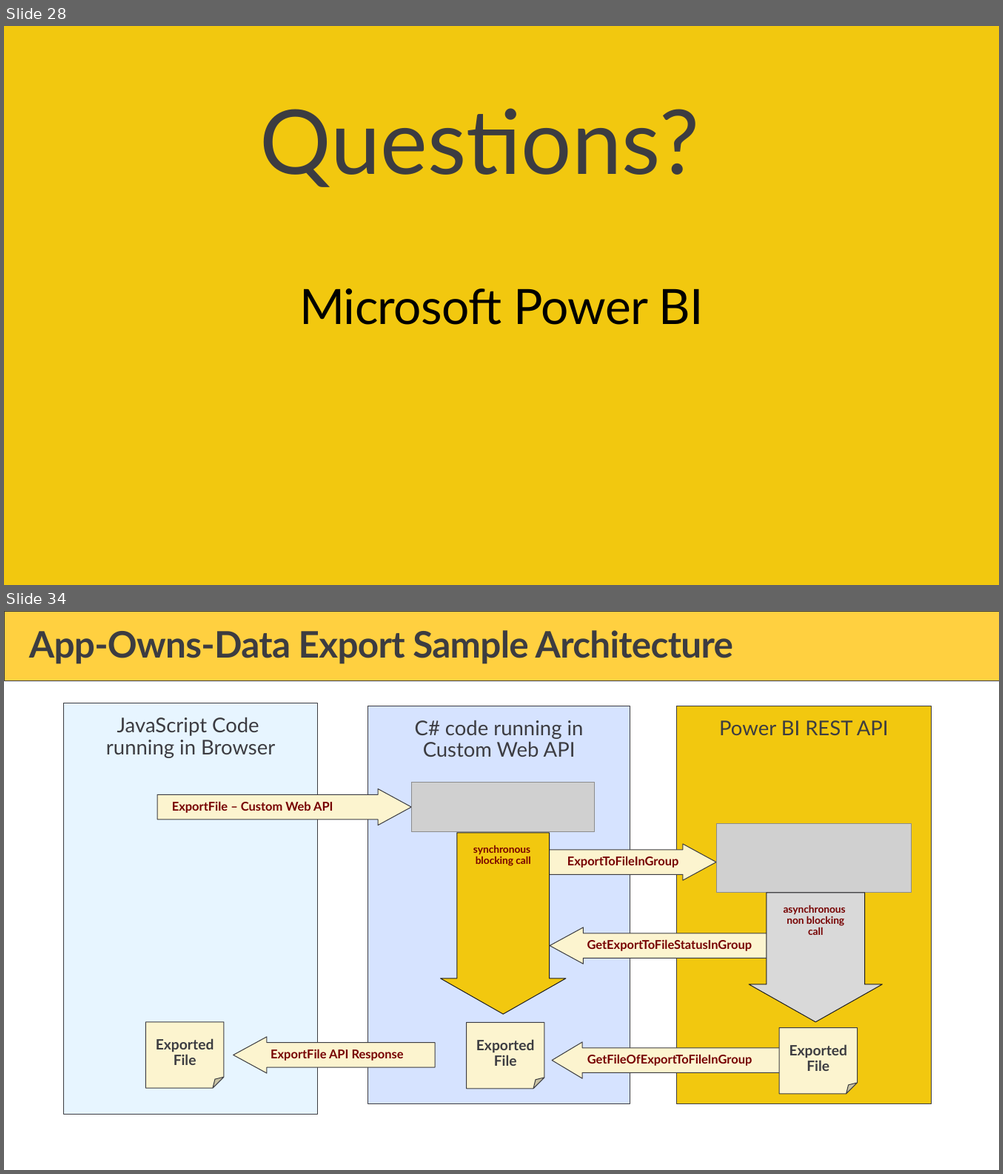
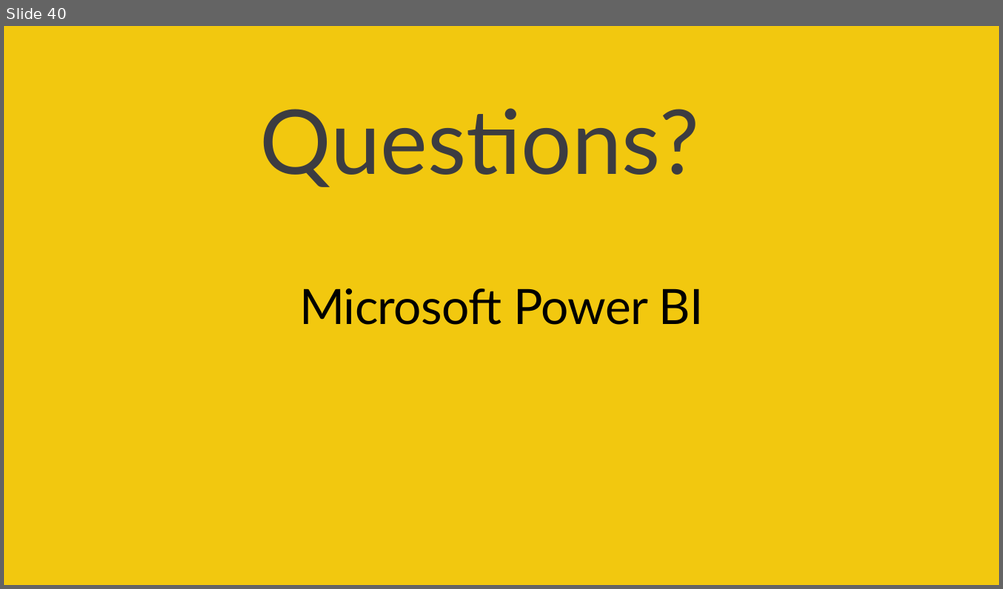
Before and after one commit to PowerBiDevCamp/Camp-Sessions, a slide deck: Session 17 - Building Solutions using Power Automate and the Power BI REST APIs.pptx. Shown one above the other, each under a label of ours: slides 28 and 34 before the commit, slide 40 after it; the slides between them are not shown. The pictures are 1003x1174 and 1003x589 pixels, drawn with LibreOffice and Linux fonts; fonts in the diff are those of the drawing; grey boxes stand for pictures; background and template pictures are left out. Boxes give left, top, right and bottom in pixels: in the first picture for what was removed or moved away, otherwise in the second. Text is boxed around its words. In the diff, an @@ line names an element or a change of style, - is before the commit and + after.

```diff
--- a/Session 17 - Building Solutions using Power Automate and the Power BI REST APIs.pptx
+++ b/Session 17 - Building Solutions using Power Automate and the Power BI REST APIs.pptx
@@ slide 34 removed at [4, 611, 999, 1170], background #FFFFFF @@
@@ rectangle removed at [4, 611, 999, 681] @@
@@ title removed at [29, 630, 733, 664] @@
-App-Owns-Data Export Sample Architecture
@@ rectangle removed at [64, 703, 318, 1114] @@
-JavaScript Code
-running in Browser
@@ rectangle removed at [367, 706, 630, 1104] @@
-C# code running in
-Custom Web API
@@ rectangle removed at [677, 706, 930, 1104] @@
-Power BI REST API
@@ picture removed at [411, 782, 595, 832] @@
@@ right arrow removed at [158, 789, 411, 826] @@
-ExportFile – Custom Web API
@@ down arrow removed at [441, 832, 566, 1014] @@
-synchronous
-blocking call
@@ picture removed at [717, 824, 911, 892] @@
@@ right arrow removed at [515, 844, 717, 881] @@
-ExportToFileInGroup
@@ down arrow removed at [748, 892, 882, 1022] @@
-asynchronous
-non blocking call
@@ right arrow removed at [549, 928, 812, 964] @@
-GetExportToFileStatusInGroup
@@ folded corner removed at [146, 1022, 224, 1088] @@
-Exported
-File
@@ folded corner removed at [466, 1022, 544, 1088] @@
-Exported
-File
@@ folded corner removed at [780, 1028, 857, 1093] @@
-Exported
-File
@@ right arrow removed at [233, 1037, 435, 1074] @@
-ExportFile API Response
@@ right arrow removed at [552, 1042, 803, 1079] @@
-GetFileOfExportToFileInGroup
@@ what was slide 28 is now slide 40 @@
```
Also in this commit, not shown: 11 slides changed, 14 slides added, 10 other slides removed.
